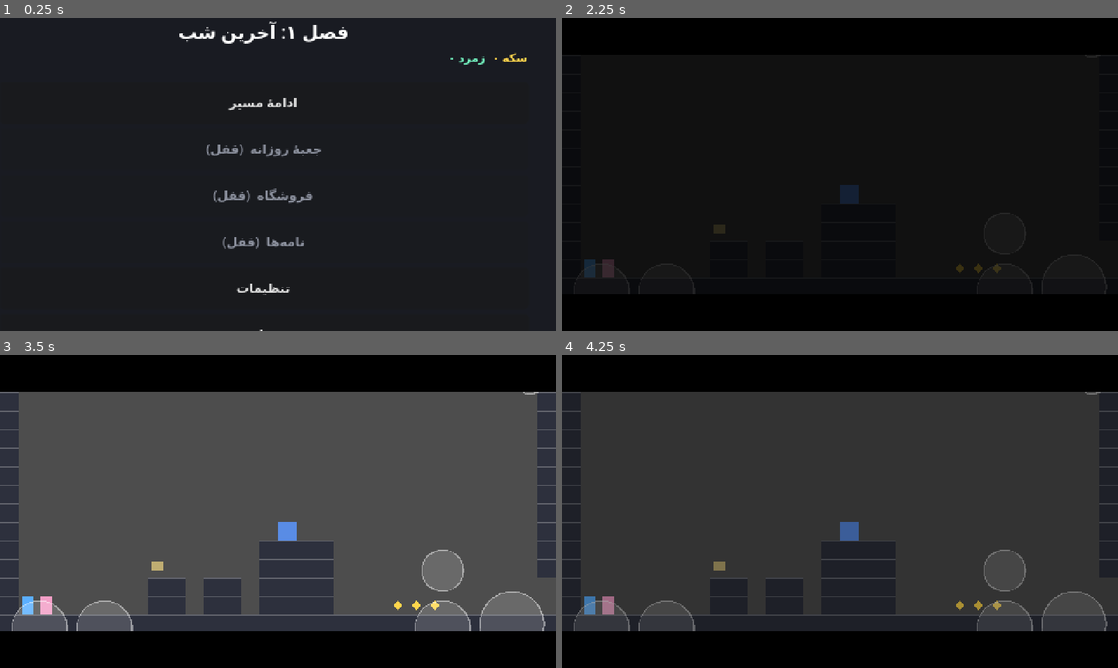
Above: before the commit, frames 1-4 (two rows, left to right).
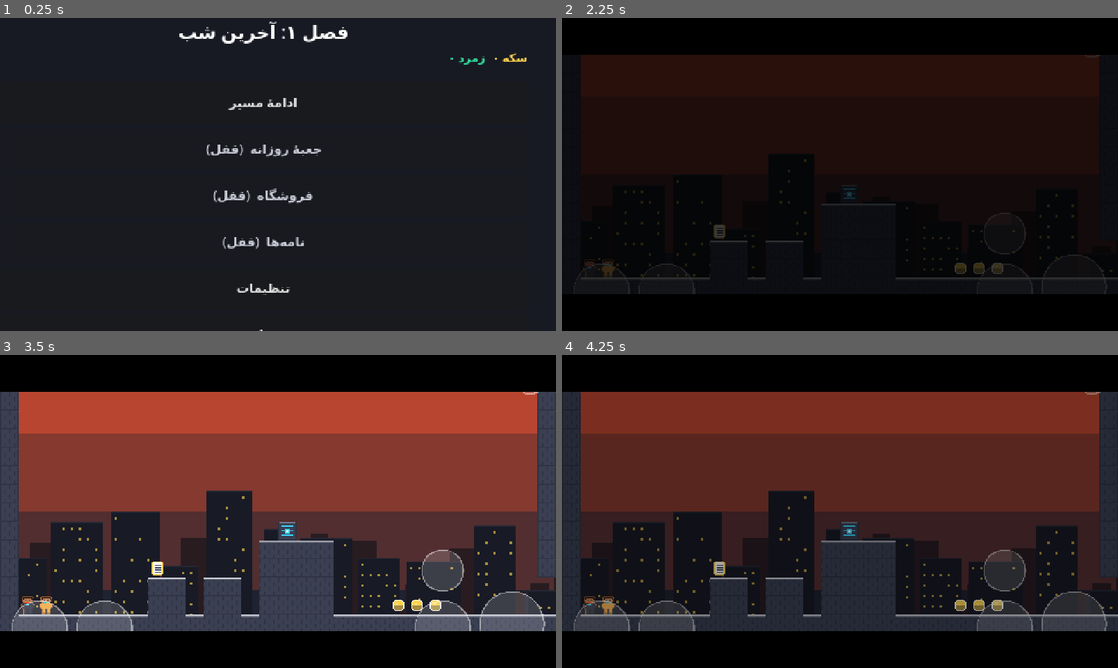
Above: after the commit, the same moments.

Repository: mojtaba-pourasghar/two-skies
Game: Godot game, scene res://scenes/boot.tscn
Same seed, same stepped clock (60 frames per second), same inputs: the game is played once before the commit and once after it.
Inputs (mouse positions are in pixels of both pictures, inside the frame that each line leads up to):
- Up to frame 1 (0.25 s): no input
- Up to frame 2 (2.25 s): click "ادامهٔ مسیر" at 0.5 s; click "خانهٔ خالی ☆☆☆" at 1.25 s; click "بازی" at 2 s
- Up to frame 3 (3.5 s): move the mouse to (400, 495) at 2.77 s; hold D (move_right) from 2.78 s (still down); hold K (action) from 2.78 s (still down); click (400, 495) at 2.92 s; tap Space (jump) at 3.02 s
- Up to frame 4 (4.25 s): release D (move_right) at 3.5 s; release K (action) at 3.5 s; tap Enter at 3.5 s; drag from (728, 527) to (962, 605) at 3.52 s

The runs differ from the first frame. In frame 1, 0.7% of the frame differs, in the area x 37-88%, y 12-74%; in frame 2, 13%; in frame 3, 63%, in the area x 0-100%, y 11-84%; in frame 4, 55%.

Commit message:
گام ۱۱: هنر موقت — پالت رسمی، اسپرایت تولیدشده، پس‌زمینهٔ لایه‌ای
مستطیل‌های رنگی جایشان را به اسپرایت پیکسلی خوانا دادند. هیچ PNG دستی در
مخزن نیست: هر ۱۴ فایل با tools/gen_art.py ساخته می‌شود و tools/pixel.py خودش
PNG می‌نویسد، پس وابستگی بیرونی لازم نیست. مجموع هنر ۵۶ کیلوبایت.

- لوحهٔ رنگ یکپارچهٔ سند ۰۴ تنها مرجع رنگ شد. game/art/palette.gd از
  tools/palette.py تولید می‌شود تا دو طرف واگرا نشوند؛ سایه و هایلایت با
  فرمول خود سند ساخته می‌شوند نه با چشم. ۲۴ رنگ درون‌کدی برداشته شد (D-058)
- قواعد ثابت سند رعایت می‌شود: خط بالایی سکو #C9CCD6، خطر #FF4D4D، لبهٔ سفید
  چیز لمس‌پذیر، خط دور تیرهٔ هم‌خانواده
- پس‌زمینهٔ سه‌لایه (آسمان، دور، میانه). تودهٔ لایهٔ میانه تیره شد و رنگ دوم
  فقط در پنجره‌ها ماند: با رنگ اولیه، سکوها از پس‌زمینه جدا نمی‌شدند
  (اختلاف روشنایی ~۸٪ در برابر حداقل ۳۰٪ §۴) (D-059)
- نور لبه روی شخصیت‌ها: ژاکت تیرهٔ کایرو روی کاشی گم می‌شد (D-061)
- اطلس زمین ۴ گونه دارد و اتاق بر پایهٔ همسایه‌ها انتخاب می‌کند، ولی هر چهار
  گونه برخورد یکسان دارند — ظاهر نباید روی حل‌پذیری اثر بگذارد (D-062)
- test_art.gd: وارد شدن هر بافت، خواندن اندازه با جعبهٔ برخورد، یکسان بودن
  برخورد گونه‌ها، و فرمول‌های پالت — ۲۴ سنجه
- gen_art.py --check در run_tests.sh: PNG دستی‌عوض‌شده آزمون را رد می‌کند

نتیجهٔ هر ۱۰ آزمون پیش و پس از هنر مو‌به‌مو یکسان است، که ثابت می‌کند تغییر
فقط ظاهری بود: مرحلهٔ ۱ همان ۴/۴ اتاق در ۲۳ ثانیه با ۱ مرگ، مرحلهٔ ۲ و ۳ هم
بدون تغییر (و همچنان ناتمام).

Co-Authored-By: Claude Opus 5 <noreply@anthropic.com>
Claude-Session: https://claude.ai/code/session_01TYtLdDSGR4VUcCLdkA377W

Diff:
--- a/game/actors/enemies/drone.gd
+++ b/game/actors/enemies/drone.gd
@@ -22,7 +22,7 @@
 var _disabled_left: float = 0.0
 var _speed: float
 var _turn_pause: float
-var _visual: Polygon2D
+var _visual: Sprite2D
 var _hurt: Area2D
 
 
@@ -50,10 +50,8 @@
 	cs.shape = r
 	add_child(cs)
 
-	_visual = Polygon2D.new()
-	_visual.color = Color(0.9, 0.45, 0.25)
-	_visual.polygon = PackedVector2Array([
-		Vector2(-7, -4), Vector2(7, -4), Vector2(7, 4), Vector2(-7, 4)])
+	# اطلس ۲ فریمی: ۰ فعال (چشم قرمز)، ۱ هک‌شده (چشم فیروزه)
+	_visual = Art.sprite(Art.DRONE, 2, 0)
 	add_child(_visual)
 
 	# ناحیهٔ کشنده جدا از بدنه است، تا وقتی خاموش شد فقط همین خاموش شود
@@ -112,13 +110,13 @@
 func on_hacked() -> void:
 	is_disabled = true
 	_disabled_left = DISABLED_SECONDS
-	_visual.color = Color(0.4, 0.5, 0.6)
+	_visual.frame = 1
 	_hurt.set_deferred("monitoring", false)
 
 
 func _wake() -> void:
 	is_disabled = false
-	_visual.color = Color(0.9, 0.45, 0.25)
+	_visual.frame = 0
 	_hurt.set_deferred("monitoring", true)
 
 
--- a/game/actors/ilara/ilara.tscn
+++ b/game/actors/ilara/ilara.tscn
@@ -1,6 +1,7 @@
-[gd_scene load_steps=3 format=3]
+[gd_scene load_steps=4 format=3]
 
 [ext_resource type="Script" path="res://actors/ilara/ilara.gd" id="1_ilara"]
+[ext_resource type="Texture2D" path="res://art/sprites/ilara.png" id="2_ilara"]
 
 [sub_resource type="RectangleShape2D" id="Rect_body_i"]
 size = Vector2(10, 16)
@@ -15,6 +16,6 @@
 [node name="Body" type="CollisionShape2D" parent="."]
 shape = SubResource("Rect_body_i")
 
-[node name="Placeholder" type="Polygon2D" parent="."]
-color = Color(0.95, 0.62, 0.78, 1)
-polygon = PackedVector2Array(-5, -8, 5, -8, 5, 8, -5, 8)
+[node name="Sprite" type="Sprite2D" parent="."]
+texture = ExtResource("2_ilara")
+texture_filter = 1
--- a/game/actors/kairo/kairo.tscn
+++ b/game/actors/kairo/kairo.tscn
@@ -1,6 +1,7 @@
-[gd_scene load_steps=3 format=3]
+[gd_scene load_steps=4 format=3]
 
 [ext_resource type="Script" path="res://actors/kairo/kairo.gd" id="1_kairo"]
+[ext_resource type="Texture2D" path="res://art/sprites/kairo.png" id="2_kairo"]
 
 [sub_resource type="RectangleShape2D" id="Rect_body"]
 size = Vector2(10, 16)
@@ -15,6 +16,6 @@
 [node name="Body" type="CollisionShape2D" parent="."]
 shape = SubResource("Rect_body")
 
-[node name="Placeholder" type="Polygon2D" parent="."]
-color = Color(0.36, 0.69, 1, 1)
-polygon = PackedVector2Array(-5, -8, 5, -8, 5, 8, -5, 8)
+[node name="Sprite" type="Sprite2D" parent="."]
+texture = ExtResource("2_kairo")
+texture_filter = 1
--- /dev/null
+++ b/game/art/art.gd
@@ -0,0 +1,44 @@
+## دسترسی یک‌جا به بافت‌های هنر موقت.
+##
+## همهٔ PNGها با tools/gen_art.py ساخته می‌شوند. هیچ‌جای دیگری در کد مسیر بافت
+## نوشته نمی‌شود، تا وقتی هنر نهایی رسید فقط همین فایل عوض شود (سند ۰۵، گام ۶).
+class_name Art
+extends RefCounted
+
+const SPRITES := "res://art/sprites/"
+const FX := "res://art/fx/"
+
+const KAIRO := SPRITES + "kairo.png"
+const ILARA := SPRITES + "ilara.png"
+const SPIKE := SPRITES + "spike.png"
+const CRUMBLE := SPRITES + "crumble.png"
+const LASER_EMITTER := SPRITES + "laser_emitter.png"
+const DRONE := SPRITES + "drone.png"          # ۲ فریم: فعال، هک‌شده
+const PICKUPS := SPRITES + "pickups.png"      # ۳ فریم: سکه، زمرد، تراشه
+const NOTE := SPRITES + "note.png"
+const GATE := SPRITES + "gate.png"            # ۲ فریم: دروازه، در کلیددار
+const EXIT := SPRITES + "exit.png"            # ۲ فریم: خروج، نقطهٔ ذخیره
+
+const SKY := FX + "ch1_sky.png"
+const FAR := FX + "ch1_far.png"
+const MID := FX + "ch1_mid.png"
+
+## فهرست هر چیزی که باید روی دیسک باشد — آزمون هنر از همین می‌خواند.
+const REQUIRED: Array[String] = [
+	KAIRO, ILARA, SPIKE, CRUMBLE, LASER_EMITTER, DRONE,
+	PICKUPS, NOTE, GATE, EXIT, SKY, FAR, MID,
+	"res://art/tilesets/ch1_ground.png",
+]
+
+
+## یک Sprite2D مرکزچین می‌سازد. اگر بافت وارد نشده باشد اسپرایت بی‌بافت
+## برمی‌گردد (نامرئی) تا بازی به‌جای کرش، فقط ظاهرش ناقص باشد.
+static func sprite(path: String, hframes: int = 1, frame: int = 0) -> Sprite2D:
+	var s := Sprite2D.new()
+	s.centered = true
+	s.texture_filter = CanvasItem.TEXTURE_FILTER_NEAREST
+	if ResourceLoader.exists(path):
+		s.texture = load(path)
+	s.hframes = maxi(1, hframes)
+	s.frame = clampi(frame, 0, s.hframes - 1)
+	return s
--- /dev/null
+++ b/game/art/palette.gd
@@ -0,0 +1,51 @@
+## لوحهٔ رنگ یکپارچهٔ «دو آسمان».
+##
+## این فایل با tools/gen_art.py از tools/palette.py ساخته می‌شود — دستی ویرایشش
+## نکن. سند ۰۴ می‌گوید «هیچ رنگی خارج از این جدول‌ها در بازی استفاده نمی‌شود»،
+## پس هر رنگی در کد باید از اینجا بیاید.
+class_name Palette
+extends RefCounted
+
+const AMBER_SUN := Color("#F2A63B")
+const AURA_SOIL := Color("#8A5A3C")
+const BOLT_BODY := Color("#C27C45")
+const BURNT_STEEL := Color("#3A3F52")
+const COIN := Color("#FFD34D")
+const COLD_WHITE := Color("#E6F7FF")
+const CRYSTAL_PINK := Color("#C58CFF")
+const DANGER := Color("#FF4D4D")
+const DIGITAL_CYAN := Color("#3AD7FF")
+const EMERALD := Color("#34E0A1")
+const ERROR_PURPLE := Color("#7A4DFF")
+const FIRE_ORANGE := Color("#FF8A3D")
+const ILARA_HAIR := Color("#3B2418")
+const ILARA_JACKET := Color("#F2A63B")
+const ILARA_SCARF := Color("#2FB8B0")
+const ILARA_SKIN := Color("#C98F68")
+const KAIRO_HAIR := Color("#2A1B14")
+const KAIRO_JACKET := Color("#2B2F3F")
+const KAIRO_SCARF := Color("#E4572E")
+const KAIRO_SKIN := Color("#B97D56")
+const LIGHT_DUST := Color("#C9CCD6")
+const LIGHT_GREEN := Color("#8FD17A")
+const LUMI_CALM := Color("#FFE9A8")
+const MOSS_GREEN := Color("#3F8F5A")
+const NIGHT_ASH := Color("#1F2230")
+const NIGHT_BLUE := Color("#1B2A4A")
+const RUST_RED := Color("#B8452F")
+const SERVER_BLUE := Color("#123A66")
+const SUCCESS := Color("#4DD08A")
+const UI_PANEL := Color("#14161F")
+const UI_TEXT := Color("#F5F5F7")
+const WARN_YELLOW := Color("#F2C94C")
+const WATER_TEAL := Color("#2FB8B0")
+const WHITE := Color("#FFFFFF")
+
+## سایه = رنگ پایه روی #1F2230 با ۴۰٪ (فرمول سند ۰۴).
+static func shade(base: Color, amount: float = 0.40) -> Color:
+	return base.lerp(NIGHT_ASH, amount)
+
+
+## هایلایت = رنگ پایه روی #FFFFFF با ۳۰٪ (فرمول سند ۰۴).
+static func light(base: Color, amount: float = 0.30) -> Color:
+	return base.lerp(WHITE, amount)
--- a/game/hazards/crumble.gd
+++ b/game/hazards/crumble.gd
@@ -10,7 +10,7 @@
 var phase: Phase = Phase.IDLE
 
 var _shape: CollisionShape2D
-var _visual: Polygon2D
+var _visual: Sprite2D
 var _timer: float = 0.0
 var _home := Vector2.ZERO
 var _shake_time: float
@@ -36,10 +36,8 @@
 	_shape.position = Vector2(0, -4)
 	add_child(_shape)
 
-	_visual = Polygon2D.new()
-	_visual.color = Color(0.55, 0.45, 0.3)
-	_visual.polygon = PackedVector2Array([
-		Vector2(-8, -8), Vector2(8, -8), Vector2(8, 0), Vector2(-8, 0)])
+	_visual = Art.sprite(Art.CRUMBLE)
+	_visual.position = Vector2(0, -4)
 	add_child(_visual)
 
 	var detector := Area2D.new()
--- a/game/hazards/laser.gd
+++ b/game/hazards/laser.gd
@@ -25,7 +25,7 @@
 var _area: Area2D
 var _shape: CollisionShape2D
 var _beam: Polygon2D
-var _emitter: Polygon2D
+var _emitter: Sprite2D
 
 
 func _ready() -> void:
@@ -34,17 +34,15 @@
 	_warn_time = Settings.hazard("laser_warn", 0.4)
 	_t = phase_offset
 
-	_emitter = Polygon2D.new()
-	_emitter.color = Color(0.7, 0.7, 0.75)
-	_emitter.polygon = PackedVector2Array([
-		Vector2(-6, -8), Vector2(6, -8), Vector2(6, -2), Vector2(-6, -2)])
+	_emitter = Art.sprite(Art.LASER_EMITTER)
 	add_child(_emitter)
 
 	var len_px := float(length_tiles * KairoConst.TILE)
 	var beam_rect := _beam_rect(len_px)
 
 	_beam = Polygon2D.new()
-	_beam.color = Color(1.0, 0.25, 0.3, 0.85)
+	# «خطر همیشه قرمز #FF4D4D» — قاعدهٔ ثابت لوحهٔ رنگ یکپارچه
+	_beam.color = Color(Palette.DANGER, 0.85)
 	_beam.polygon = PackedVector2Array([
 		beam_rect.position,
 		beam_rect.position + Vector2(beam_rect.size.x, 0),
--- a/game/hazards/spike.gd
+++ b/game/hazards/spike.gd
@@ -18,12 +18,10 @@
 	shape.position = Vector2(0, 4)
 	add_child(shape)
 
-	var poly := Polygon2D.new()
-	poly.color = Color(0.85, 0.3, 0.35)
-	poly.polygon = PackedVector2Array([
-		Vector2(-8, 8), Vector2(-4, 0), Vector2(0, 8), Vector2(0, 8),
-		Vector2(4, 0), Vector2(8, 8)])
-	add_child(poly)
+	# بافت در نیمهٔ پایین تایل می‌نشیند، هم‌جای جعبهٔ برخورد
+	var art := Art.sprite(Art.SPIKE)
+	art.position = Vector2(0, 4)
+	add_child(art)
 
 	body_entered.connect(_on_body_entered)
 
--- a/game/items/exit_point.gd
+++ b/game/items/exit_point.gd
@@ -38,11 +38,8 @@
 	shape.shape = r
 	add_child(shape)
 
-	var poly := Polygon2D.new()
-	poly.color = Color(0.55, 1.0, 0.6) if not is_checkpoint else Color(0.6, 0.8, 1.0)
-	poly.polygon = PackedVector2Array([
-		Vector2(-7, -12), Vector2(7, -12), Vector2(7, 12), Vector2(-7, 12)])
-	add_child(poly)
+	# فریم ۰ خروج (سبز موفقیت)، فریم ۱ نقطهٔ ذخیره (فیروزهٔ نکسا)
+	add_child(Art.sprite(Art.EXIT, 2, 1 if is_checkpoint else 0))
 
 	body_entered.connect(_on_enter)
 	body_exited.connect(_on_exit)
--- a/game/items/gate.gd
+++ b/game/items/gate.gd
@@ -16,7 +16,7 @@
 
 var is_open: bool = false
 var _shape: CollisionShape2D
-var _visual: Polygon2D
+var _visual: Sprite2D
 var _close_timer: float = 0.0
 
 
@@ -31,18 +31,12 @@
 	_shape.shape = r
 	add_child(_shape)
 
-	_visual = Polygon2D.new()
-	_visual.color = _closed_color()
-	_visual.polygon = PackedVector2Array([
-		Vector2(-8, -8), Vector2(8, -8), Vector2(8, 8), Vector2(-8, 8)])
+	# فریم ۰ دروازهٔ هک‌شدنی (فیروزه)، فریم ۱ در کلیددار (کهربا)
+	_visual = Art.sprite(Art.GATE, 2, 0 if gate_kind == "gate" else 1)
 	add_child(_visual)
 
 	if auto_close_after < 0.0:
 		auto_close_after = Settings.param("hazards", "door_open_duration", 2.0)
-
-
-func _closed_color() -> Color:
-	return Color(0.35, 0.55, 0.9) if gate_kind == "gate" else Color(0.9, 0.55, 0.3)
 
 
 func _process(delta: float) -> void:
--- a/game/items/note.gd
+++ b/game/items/note.gd
@@ -24,11 +24,7 @@
 	shape.shape = c
 	add_child(shape)
 
-	var poly := Polygon2D.new()
-	poly.color = Color(0.75, 0.68, 0.45)
-	poly.polygon = PackedVector2Array([
-		Vector2(-5, -6), Vector2(5, -6), Vector2(5, 2), Vector2(-5, 2)])
-	add_child(poly)
+	add_child(Art.sprite(Art.NOTE))
 
 	_label = Label.new()
 	_label.add_theme_font_size_override("font_size", 8)
--- a/game/items/pickup.gd
+++ b/game/items/pickup.gd
@@ -28,34 +28,26 @@
 
 
 func _build_visual() -> void:
-	var poly := Polygon2D.new()
+	# اطلس ۳ فریمی: ۰ سکه، ۱ زمرد، ۲ تراشه
+	var frame := 0
 	match kind:
 		"coin":
-			poly.color = Color(1.0, 0.84, 0.3)
-			poly.polygon = _diamond(4.0)
+			frame = 0
 		"gem":
-			poly.color = Color(0.45, 0.95, 0.75)
-			poly.polygon = _diamond(5.5)
+			frame = 1
 		"page":
-			poly.color = Color(0.95, 0.95, 0.85)
-			poly.polygon = PackedVector2Array([
-				Vector2(-3, -4), Vector2(3, -4), Vector2(3, 4), Vector2(-3, 4)])
+			frame = 2
 		_:
-			poly.color = Color(1, 1, 1)
-			poly.polygon = _diamond(4.0)
-	add_child(poly)
-	_visual = poly
+			frame = 0
+	var art := Art.sprite(Art.PICKUPS, 3, frame)
+	add_child(art)
+	_visual = art
 
 	var shape := CollisionShape2D.new()
 	var c := CircleShape2D.new()
 	c.radius = maxf(magnet_radius, 5.0) if kind == "coin" else 6.0
 	shape.shape = c
 	add_child(shape)
-
-
-func _diamond(r: float) -> PackedVector2Array:
-	return PackedVector2Array([
-		Vector2(0, -r), Vector2(r, 0), Vector2(0, r), Vector2(-r, 0)])
 
 
 func _on_body_entered(body: Node2D) -> void:
--- a/game/levels/level_loader.gd
+++ b/game/levels/level_loader.gd
@@ -228,21 +228,34 @@
 
 ## ----- ساخت صحنه -----
 
-## یک TileSet با یک کاشی جامد ۱۶×۱۶ می‌سازد.
-## مکان‌نگهدار است: وقتی کاشی واقعی رسید، فقط این تابع به بارگذاری یک .tres عوض می‌شود
-## و هیچ جای دیگری از کد تغییر نمی‌کند (گام ۶ سند ۰۵).
-static func make_placeholder_tileset(color: Color = Color(0.18, 0.19, 0.24)) -> TileSet:
-	var img := Image.create(TILE, TILE, false, Image.FORMAT_RGBA8)
-	img.fill(color)
-	# یک خط روشن‌تر بالای کاشی تا لبه‌ها در بازی‌تست دیده شوند
-	for x in TILE:
-		img.set_pixel(x, 0, color.lightened(0.25))
-	var tex := ImageTexture.create_from_image(img)
-
+## مسیر اطلس کاشی فصل ۱ — با tools/gen_art.py ساخته می‌شود.
+const GROUND_ATLAS := "res://art/tilesets/ch1_ground.png"
+
+## شمار گونه‌های کاشی در اطلس (درون توده، سطح، سکوی تک، ستون).
+const TILE_VARIANTS := 4
+
+
+## TileSet زمین را می‌سازد: اطلس ۴ کاشیِ هنر موقت، و اگر بافت نبود یک کاشی
+## یک‌رنگ. هر چهار گونه برخورد یکسان دارند، پس گونه فقط ظاهری است و هیچ‌وقت
+## روی فیزیک و حل‌پذیری اثر نمی‌گذارد.
+static func make_placeholder_tileset(color: Color = Palette.NIGHT_ASH) -> TileSet:
 	var source := TileSetAtlasSource.new()
-	source.texture = tex
+	var variants := TILE_VARIANTS
+
+	if ResourceLoader.exists(GROUND_ATLAS):
+		source.texture = load(GROUND_ATLAS)
+	else:
+		# بازگشت امن: اگر هنر هنوز وارد نشده، بازی باید بالا بیاید
+		variants = 1
+		var img := Image.create(TILE, TILE, false, Image.FORMAT_RGBA8)
+		img.fill(color)
+		for x in TILE:
+			img.set_pixel(x, 0, color.lightened(0.25))
+		source.texture = ImageTexture.create_from_image(img)
+
 	source.texture_region_size = Vector2i(TILE, TILE)
-	source.create_tile(Vector2i.ZERO)
+	for i in variants:
+		source.create_tile(Vector2i(i, 0))
 
 	var ts := TileSet.new()
 	ts.tile_size = Vector2i(TILE, TILE)
@@ -251,12 +264,14 @@
 	ts.set_physics_layer_collision_mask(0, 0)
 	ts.add_source(source, 0)
 
-	var data := source.get_tile_data(Vector2i.ZERO, 0)
-	data.add_collision_polygon(0)
-	data.set_collision_polygon_points(0, 0, PackedVector2Array([
+	var box := PackedVector2Array([
 		Vector2(-TILE * 0.5, -TILE * 0.5),
 		Vector2(TILE * 0.5, -TILE * 0.5),
 		Vector2(TILE * 0.5, TILE * 0.5),
 		Vector2(-TILE * 0.5, TILE * 0.5),
-	]))
+	])
+	for i in variants:
+		var data := source.get_tile_data(Vector2i(i, 0), 0)
+		data.add_collision_polygon(0)
+		data.set_collision_polygon_points(0, 0, box)
 	return ts
--- a/game/levels/room.gd
+++ b/game/levels/room.gd
@@ -38,6 +38,7 @@
 	_objects_root.name = "Objects"
 	add_child(_objects_root)
 
+	var solid: Dictionary = {}
 	var rows: Array = room.get("tiles", [])
 	var objects: Dictionary = room.get("objects", {})
 	var doors: Array = room.get("exits", [])
@@ -55,16 +56,35 @@
 			# است؛ بدون این کار بازیکن از لبهٔ بی‌مقصد بیرون می‌افتد.
 			# کف (سطر ۱۴ تا ۱۶) مُهر نمی‌شود: چاه طراحی‌شده و مرگ از پایین (§۷).
 			if _is_sealable_border(c, r) and sym != LevelLoader.SOLID:
-				_tiles.set_cell(Vector2i(c, r), 0, Vector2i.ZERO)
+				solid[Vector2i(c, r)] = true
 				continue
 			if sym == LevelLoader.SOLID:
-				_tiles.set_cell(Vector2i(c, r), 0, Vector2i.ZERO)
+				solid[Vector2i(c, r)] = true
 				continue
 			if sym == LevelLoader.EMPTY:
 				continue
 			_spawn(sym, c, r, objects)
 
+	# گذر دوم: حالا که می‌دانیم کدام خانه جامد است، گونهٔ ظاهری هر کاشی را
+	# می‌شود انتخاب کرد (سطحِ دیده‌شده خط روشن می‌گیرد). برخورد همهٔ گونه‌ها
+	# یکسان است، پس این کار هیچ اثری روی فیزیک ندارد.
+	for cell in solid:
+		_tiles.set_cell(cell, 0, Vector2i(_tile_variant(cell, solid), 0))
+
 	_spawn_door_triggers(doors)
+
+
+## گونهٔ ظاهری کاشی: ۰ درون توده، ۱ سطح، ۲ سکوی تک، ۳ ستون.
+func _tile_variant(cell: Vector2i, solid: Dictionary) -> int:
+	if LevelLoader.TILE_VARIANTS < 2:
+		return 0
+	var top: bool = not solid.has(cell + Vector2i(0, -1))
+	var free_sides: bool = (
+		not solid.has(cell + Vector2i(-1, 0)) and not solid.has(cell + Vector2i(1, 0))
+	)
+	if top:
+		return 2 if free_sides else 1
+	return 3 if free_sides else 0
 
 
 ## لبه‌هایی که اگر درگاه نباشند باید جامد شوند: ستون ۰ و ۲۹ در سطرهای ۰ تا ۱۳،
@@ -226,7 +246,7 @@
 func _placeholder(kind: String, pos: Vector2) -> void:
 	var poly := Polygon2D.new()
 	poly.position = pos
-	poly.color = Color(1, 0, 1, 0.35)
+	poly.color = Color(Palette.ERROR_PURPLE, 0.35)
 	poly.polygon = PackedVector2Array([
 		Vector2(-8, -8), Vector2(8, -8), Vector2(8, 8), Vector2(-8, 8)])
 	poly.name = "TODO_%s" % kind
--- a/game/scenes/game.gd
+++ b/game/scenes/game.gd
@@ -49,6 +49,7 @@
 	if SceneRouter.pending_level != "":
 		level_path = SceneRouter.pending_level
 	_tileset = LevelLoader.make_placeholder_tileset()
+	_build_backdrop()
 	_rooms_root = Node2D.new()
 	_rooms_root.name = "Rooms"
 	add_child(_rooms_root)
@@ -221,6 +222,30 @@
 
 ## ----- دوربین -----
 
+## پس‌زمینهٔ لایه‌ای فصل ۱ — «قالب مشترک ساخت هر صحنه» سند ۰۴:
+## لایهٔ ۰ آسمان، ۱ دور، ۲ میانه، ۳ بازی (اتاق)، ۴ جلو، ۵ نور.
+##
+## دوربین در هر اتاق **ثابت** است (یک اتاق = یک صفحه)، پس درصدهای پارالاکس
+## فعلاً حرکتی تولید نمی‌کنند و لایه‌ها فقط عمق می‌سازند. ساختار لایه‌ای را
+## همین حالا می‌گذاریم تا وقتی دوربین کشویی آمد فقط ضریب‌ها وصل شود.
+## (DECISIONS.md: D-060)
+func _build_backdrop() -> void:
+	var layer := CanvasLayer.new()
+	layer.name = "Backdrop"
+	layer.layer = -1
+	add_child(layer)
+	for path in [Art.SKY, Art.FAR, Art.MID]:
+		if not ResourceLoader.exists(path):
+			continue
+		var tex := TextureRect.new()
+		tex.texture = load(path)
+		tex.texture_filter = CanvasItem.TEXTURE_FILTER_NEAREST
+		tex.set_anchors_preset(Control.PRESET_FULL_RECT)
+		tex.stretch_mode = TextureRect.STRETCH_KEEP_ASPECT_COVERED
+		tex.mouse_filter = Control.MOUSE_FILTER_IGNORE
+		layer.add_child(tex)
+
+
 func _build_camera() -> void:
 	_camera = Camera2D.new()
 	_camera.position_smoothing_enabled = false
@@ -277,7 +302,7 @@
 
 func _flash_desaturate() -> void:
 	var rect := ColorRect.new()
-	rect.color = Color(0.6, 0.6, 0.6, 0.55)
+	rect.color = Color(Palette.LIGHT_DUST, 0.55)
 	rect.set_anchors_preset(Control.PRESET_FULL_RECT)
 	rect.mouse_filter = Control.MOUSE_FILTER_IGNORE
 	_hud.add_child(rect)
--- a/game/scenes/sandbox.gd
+++ b/game/scenes/sandbox.gd
@@ -66,7 +66,7 @@
 			body.add_child(shape)
 
 			var poly := Polygon2D.new()
-			poly.color = Color(0.18, 0.19, 0.24)
+			poly.color = Palette.NIGHT_ASH
 			poly.polygon = PackedVector2Array([
 				Vector2(c * TILE, r * TILE),
 				Vector2((c + 1) * TILE, r * TILE),
--- /dev/null
+++ b/game/tools/tests/test_art.gd
@@ -0,0 +1,128 @@
+## آزمون هنر موقت — گام ۱۱
+##
+##   godot --headless res://tools/tests/test_art.tscn
+##
+## سه چیز را نگه می‌دارد:
+##   ۱) هر بافتی که کد به آن ارجاع می‌دهد واقعاً وارد شده باشد — وگرنه بازی
+##      بی‌صدا نامرئی می‌شود، نه اینکه کرش کند، و در بازی‌تست دیر پیدا می‌شود.
+##   ۲) اندازهٔ اسپرایت‌ها با جعبه‌های برخورد بخواند، تا شخصیت روی زمین شناور
+##      یا فرورفته دیده نشود.
+##   ۳) همهٔ گونه‌های کاشی برخورد یکسان داشته باشند — گونه فقط ظاهری است و
+##      نباید حل‌پذیری ۱۲ اتاق را تکان بدهد.
+extends Node2D
+
+## اندازهٔ انتظاری هر بافت، از tools/gen_art.py
+const SIZES := {
+	Art.KAIRO: Vector2i(12, 16),
+	Art.ILARA: Vector2i(12, 16),
+	Art.SPIKE: Vector2i(16, 8),
+	Art.CRUMBLE: Vector2i(16, 8),
+	Art.LASER_EMITTER: Vector2i(6, 16),
+	Art.DRONE: Vector2i(32, 10),
+	Art.PICKUPS: Vector2i(36, 12),
+	Art.NOTE: Vector2i(12, 12),
+	Art.GATE: Vector2i(32, 16),
+	Art.EXIT: Vector2i(32, 24),
+	Art.SKY: Vector2i(480, 270),
+	Art.FAR: Vector2i(480, 270),
+	Art.MID: Vector2i(480, 270),
+	"res://art/tilesets/ch1_ground.png": Vector2i(64, 16),
+}
+
+var _failures: Array[String] = []
+var _checks: int = 0
+
+
+func _ready() -> void:
+	_t_files()
+	_t_sizes()
+	_t_palette()
+	_t_tileset()
+	_report()
+
+
+func _t_files() -> void:
+	print("— هر بافتی که کد می‌خواهد روی دیسک هست —")
+	var missing: Array[String] = []
+	for path in Art.REQUIRED:
+		if not ResourceLoader.exists(path):
+			missing.append(path)
+	_check("هر %d بافت وارد شده" % Art.REQUIRED.size(), missing.is_empty(),
+		"" if missing.is_empty() else "گم‌شده: " + ", ".join(missing))
+
+
+func _t_sizes() -> void:
+	print("— اندازهٔ بافت با جعبهٔ برخورد می‌خواند —")
+	for path in SIZES:
+		if not ResourceLoader.exists(path):
+			_check("اندازهٔ %s" % String(path).get_file(), false, "بافت نیست")
+			continue
+		var tex: Texture2D = load(path)
+		var want: Vector2i = SIZES[path]
+		_check("اندازهٔ %s" % String(path).get_file(), tex.get_size() == Vector2(want),
+			"= %dx%d" % [int(tex.get_width()), int(tex.get_height())])
+
+	# بوم شخصیت دقیقاً قد جعبهٔ برخورد (۱۶) است، پس پا روی زمین می‌نشیند
+	var kairo: Texture2D = load(Art.KAIRO)
+	_check("قد بافت کایرو = قد جعبهٔ برخورد", int(kairo.get_height()) == int(KairoConst.HITBOX.y),
+		"= %d پیکسل" % int(kairo.get_height()))
+
+
+func _t_palette() -> void:
+	print("— لوحهٔ رنگ —")
+	# قاعدهٔ ثابت سند ۰۴
+	_check("پس‌زمینهٔ دور #14161F است", Palette.UI_PANEL == Color("#14161F"),
+		"= %s" % Palette.UI_PANEL.to_html(false))
+	_check("رنگ خطر #FF4D4D است", Palette.DANGER == Color("#FF4D4D"),
+		"= %s" % Palette.DANGER.to_html(false))
+	_check("خط بالایی سکو #C9CCD6 است", Palette.LIGHT_DUST == Color("#C9CCD6"),
+		"= %s" % Palette.LIGHT_DUST.to_html(false))
+	# فرمول سایه و هایلایت سند ۰۴
+	var base := Palette.FIRE_ORANGE
+	_check("سایه = رنگ پایه روی خاکستر شب با ۴۰٪",
+		Palette.shade(base).is_equal_approx(base.lerp(Palette.NIGHT_ASH, 0.40)), "")
+	_check("هایلایت = رنگ پایه روی سفید با ۳۰٪",
+		Palette.light(base).is_equal_approx(base.lerp(Palette.WHITE, 0.30)), "")
+
+
+func _t_tileset() -> void:
+	print("— گونه‌های کاشی فقط ظاهری‌اند —")
+	var ts := LevelLoader.make_placeholder_tileset()
+	var src: TileSetAtlasSource = ts.get_source(0) as TileSetAtlasSource
+	_check("اطلس %d گونه دارد" % LevelLoader.TILE_VARIANTS,
+		src.get_tiles_count() == LevelLoader.TILE_VARIANTS,
+		"= %d" % src.get_tiles_count())
+
+	var first: PackedVector2Array = PackedVector2Array()
+	var same := true
+	for i in src.get_tiles_count():
+		var data := src.get_tile_data(Vector2i(i, 0), 0)
+		if data.get_collision_polygons_count(0) != 1:
+			same = false
+			break
+		var pts := data.get_collision_polygon_points(0, 0)
+		if i == 0:
+			first = pts
+		elif pts != first:
+			same = false
+	_check("هر گونه همان چندضلعی برخورد را دارد", same, "")
+	_check("چندضلعی برخورد یک کاشی کامل است", first.size() == 4, "= %d رأس" % first.size())
+
+
+func _check(label: String, ok: bool, detail: String) -> void:
+	_checks += 1
+	if ok:
+		print("  ✔ %s %s" % [label, detail])
+	else:
+		_failures.append("%s %s" % [label, detail])
+		print("  ✘ %s %s" % [label, detail])
+
+
+func _report() -> void:
+	print("")
+	if _failures.is_empty():
+		print("همهٔ %d سنجه قبول شد." % _checks)
+		get_tree().quit(0)
+	else:
+		print("%d از %d سنجه رد شد." % [_failures.size(), _checks])
+		get_tree().quit(1)
--- /dev/null
+++ b/game/tools/tests/test_art.tscn
@@ -0,0 +1,6 @@
+[gd_scene load_steps=2 format=3]
+
+[ext_resource type="Script" path="res://tools/tests/test_art.gd" id="1_tart"]
+
+[node name="TestArt" type="Node2D"]
+script = ExtResource("1_tart")
--- a/game/ui/common/ui_kit.gd
+++ b/game/ui/common/ui_kit.gd
@@ -9,9 +9,9 @@
 extends RefCounted
 
 const MIN_TOUCH: float = 48.0
-const PANEL_BG := Color(0.08, 0.09, 0.12, 0.92)
-const ACCENT := Color(0.45, 0.72, 1.0)
-const MUTED := Color(0.55, 0.57, 0.62)
+const PANEL_BG := Color(Palette.UI_PANEL, 0.92)
+const ACCENT := Palette.DIGITAL_CYAN
+const MUTED := Palette.LIGHT_DUST
 
 
 static func make_root(title_key: String) -> VBoxContainer:
@@ -120,7 +120,7 @@
 static func make_currency_bar() -> HBoxContainer:
 	var row := make_row()
 	row.add_child(make_label("%s %s" % [Fa.t("ui_coins"), Fa.num(int(GameState.data.get("coins", 0)))], 10,
-		Color(1.0, 0.84, 0.3)))
+		Palette.COIN))
 	row.add_child(make_label("%s %s" % [Fa.t("ui_gems"), Fa.num(int(GameState.data.get("gems", 0)))], 10,
-		Color(0.45, 0.95, 0.75)))
+		Palette.EMERALD))
 	return row
--- a/game/ui/touch_controls/touch_controls.gd
+++ b/game/ui/touch_controls/touch_controls.gd
@@ -160,6 +160,6 @@
 		var c: Vector2 = _centers[action]
 		var r: float = _radius(action)
 		var held: bool = _owner_index.has(action)
-		var col := Color(1, 1, 1, 0.30 if held else 0.16)
+		var col := Color(Palette.WHITE, 0.30 if held else 0.16)
 		draw_circle(c, r, col)
-		draw_arc(c, r, 0.0, TAU, 24, Color(1, 1, 1, 0.45), 1.0, false)
+		draw_arc(c, r, 0.0, TAU, 24, Color(Palette.WHITE, 0.45), 1.0, false)
Not shown, added: game/art/art.gd.uid
Binary file added: game/art/fx/ch1_far.png
Not shown, added: game/art/fx/ch1_far.png.import
Binary file added: game/art/fx/ch1_mid.png
Not shown, added: game/art/fx/ch1_mid.png.import
Binary file added: game/art/fx/ch1_sky.png
Not shown, added: game/art/fx/ch1_sky.png.import
Not shown, added: game/art/palette.gd.uid
Binary file added: game/art/sprites/crumble.png
Not shown, added: game/art/sprites/crumble.png.import
Binary file added: game/art/sprites/drone.png
Not shown, added: game/art/sprites/drone.png.import
(and 21 more such lines)
